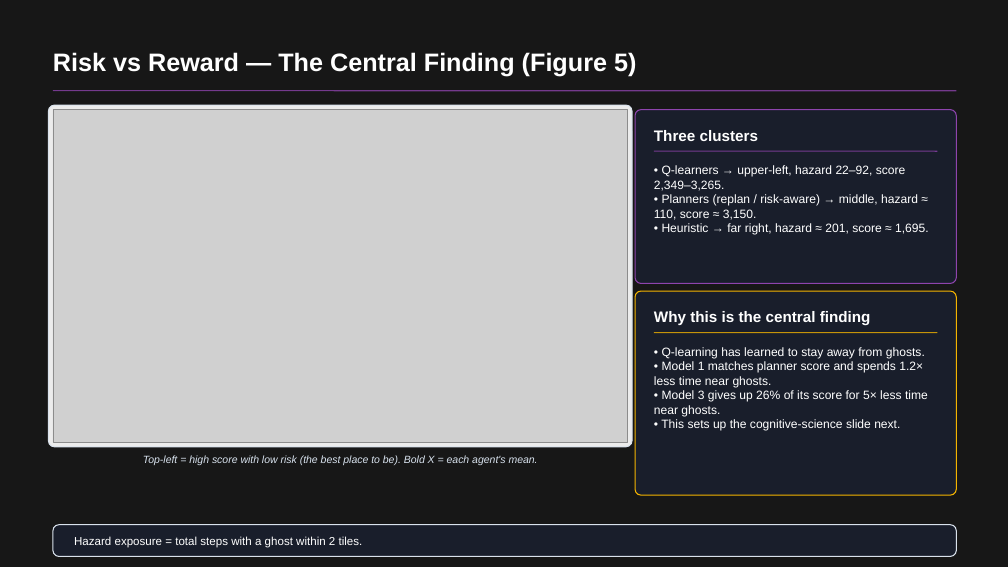
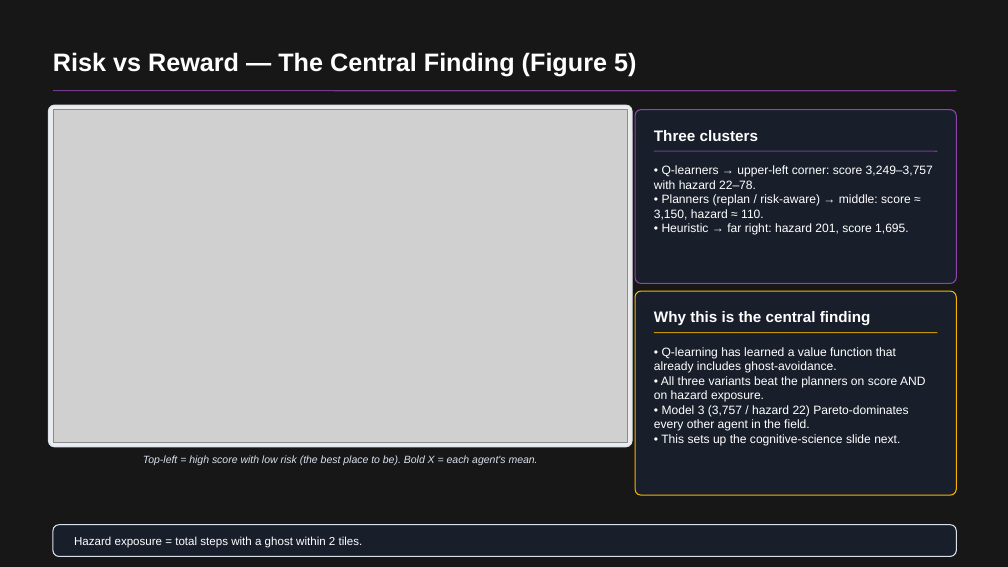
Before and after one commit to RichardFeng000/cs520-project, a slide deck: slide 6 of final_ppt/pacman_rl_final.pptx. Drawn at 1008x567 pixels with LibreOffice and Linux fonts; fonts in the diff are those of the drawing; grey boxes stand for pictures; background and template pictures are left out; a plain dark background stands for a picture behind light text. Boxes give left, top, right and bottom in pixels: in the first picture for what was removed or moved away, otherwise in the second. Text is boxed around its words. In the diff, an @@ line names an element or a change of style, - is before the commit and + after.

Commit message:
improve models

```diff
--- a/final_ppt/pacman_rl_final.pptx
+++ b/final_ppt/pacman_rl_final.pptx
@@ text at (x1=654, y1=165, x2=933, y2=235): text changed @@
-• Q-learners → upper-left, hazard 22–92, score 2,349–3,265.
-• Planners (replan / risk-aware) → middle, hazard ≈ 110, score ≈ 3,150.
-• Heuristic → far right, hazard ≈ 201, score ≈ 1,695.
+• Q-learners → upper-left corner: score 3,249–3,757 with hazard 22–78.
+• Planners (replan / risk-aware) → middle: score ≈ 3,150, hazard ≈ 110.
+• Heuristic → far right: hazard 201, score 1,695.
@@ text at (x1=654, y1=347, x2=926, y2=431): text changed @@
-• Q-learning has learned to stay away from ghosts.
-• Model 1 matches planner score and spends 1.2× less time near ghosts.
-• Model 3 gives up 26% of its score for 5× less time near ghosts.
+• Q-learning has learned a value function that already includes ghost-avoidance.
+• All three variants beat the planners on score AND on hazard exposure.
+• Model 3 (3,757 / hazard 22) Pareto-dominates every other agent in the field.
```
Also in this commit, not shown: 5 other slides changed, 10 other files.
